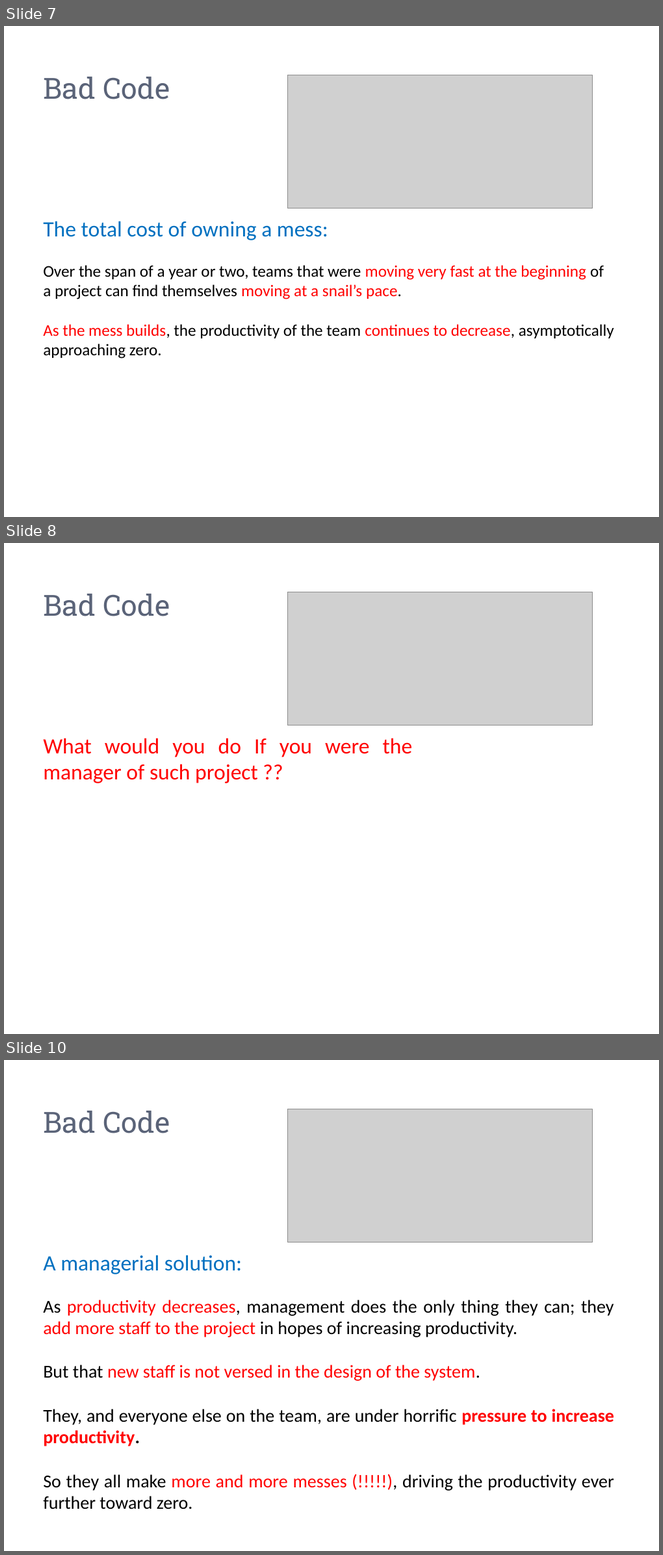
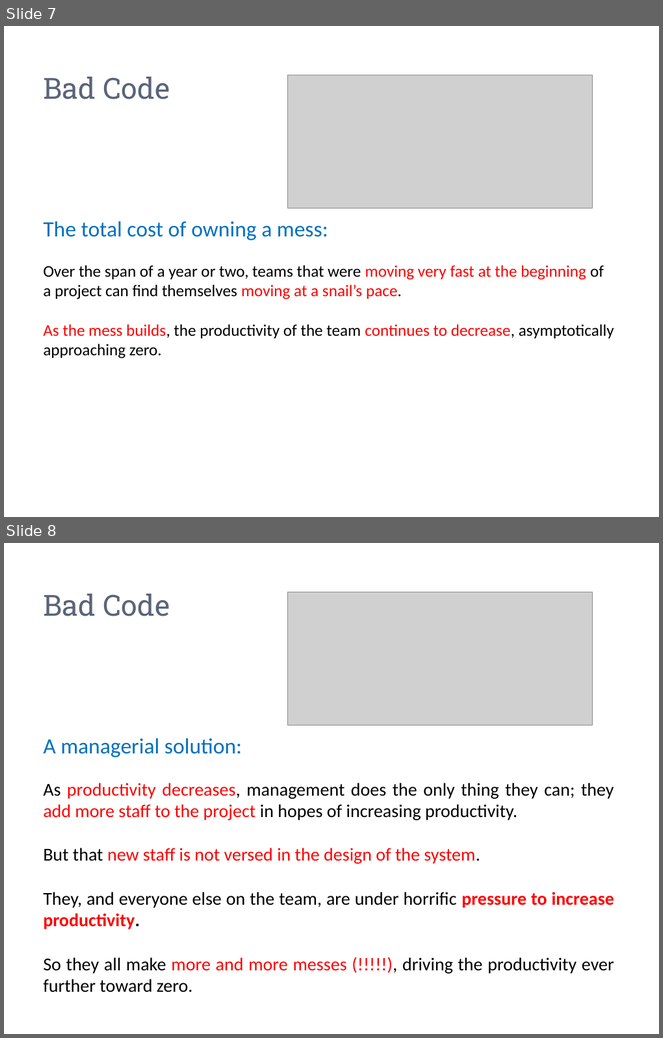
Before and after one commit to zarras/mye004-slides, a slide deck: soft-dev-2-intro.pptx. Shown one above the other, each under a label of ours: slides 7, 8 and 10 before the commit, slides 7 and 8 after it; the slides between them are not shown. The pictures are 663x1555 and 663x1038 pixels, drawn with LibreOffice and Linux fonts; fonts in the diff are those of the drawing; grey boxes stand for pictures. Boxes give left, top, right and bottom in pixels: in the first picture for what was removed or moved away, otherwise in the second. Text is boxed around its words. In the diff, an @@ line names an element or a change of style, - is before the commit and + after.

```diff
--- a/soft-dev-2-intro.pptx
+++ b/soft-dev-2-intro.pptx
@@ slide 8 removed at [4, 543, 659, 1034], background #FFFFFF @@
@@ title removed at [43, 594, 170, 616] @@
-Bad Code
@@ picture removed at [287, 592, 592, 725] @@
@@ text removed at [43, 738, 413, 783] @@
-What would you do If you were the manager of such project ??
@@ what was slide 10 is now slide 8 @@
```
Also in this commit, not shown: 2 slides changed, 3 other slides removed, 5 other files.
